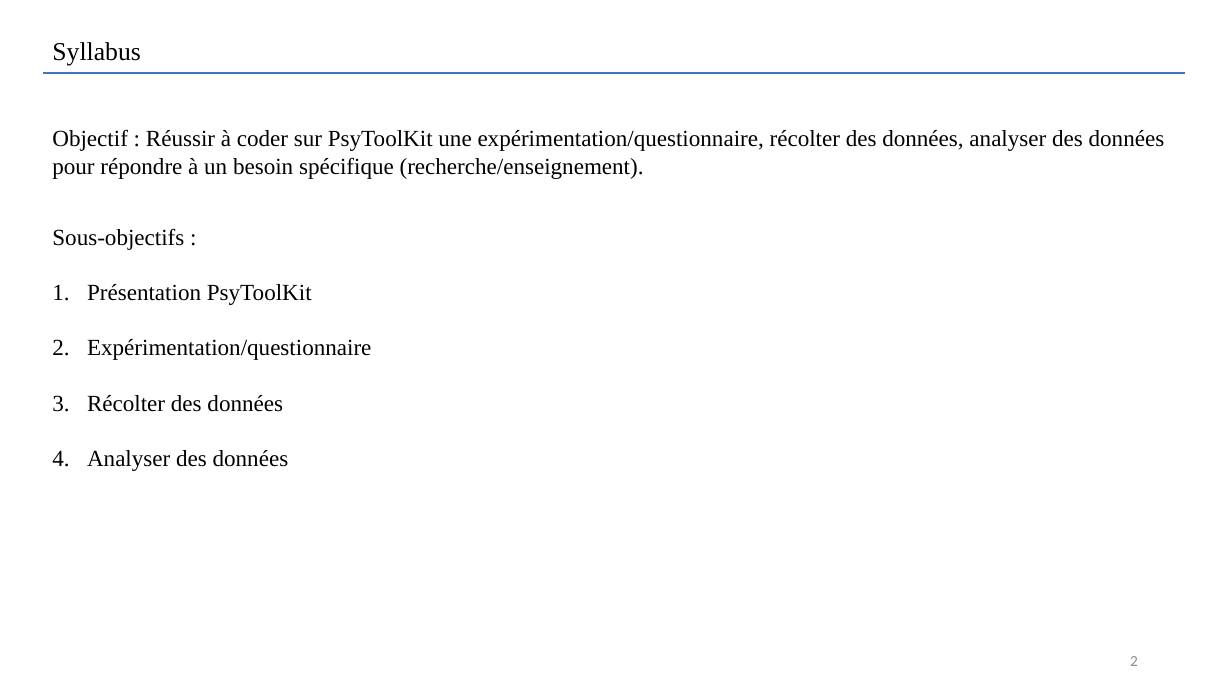
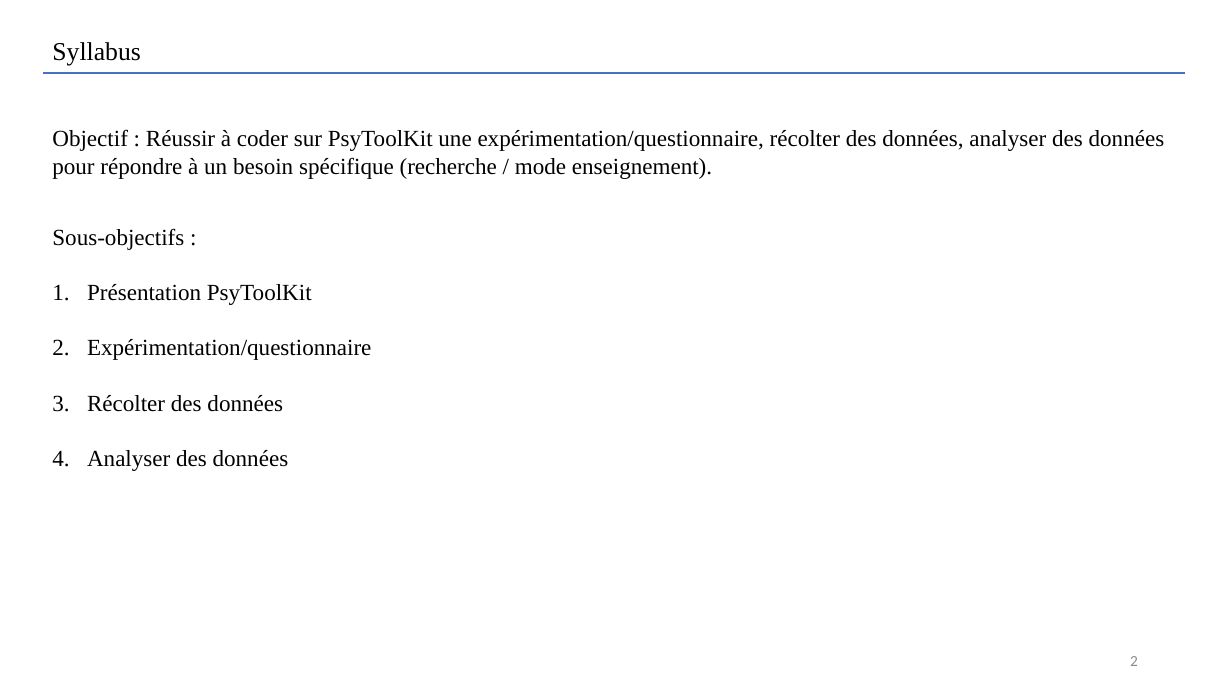
Before and after one commit to Lucas-DaSc/PsyToolKit_Formation, a slide deck: slide 2 of Support_Psytoolkit.pptx. Drawn at 1232x693 pixels with LibreOffice and Linux fonts; fonts in the diff are those of the drawing. Boxes give left, top, right and bottom in pixels: in the first picture for what was removed or moved away, otherwise in the second. Text is boxed around its words. In the diff, an @@ line names an element or a change of style, - is before the commit and + after.

```diff
--- a/Support_Psytoolkit.pptx
+++ b/Support_Psytoolkit.pptx
@@ text at <box>52,129,1165,179</box>: text changed @@
-Objectif : Réussir à coder sur PsyToolKit une expérimentation/questionnaire, récolter des données, analyser des données pour répondre à un besoin spécifique (recherche/enseignement).
+Objectif : Réussir à coder sur PsyToolKit une expérimentation/questionnaire, récolter des données, analyser des données pour répondre à un besoin spécifique (recherche / mode enseignement).
```
Also in this commit, not shown: 6 other slides changed.
